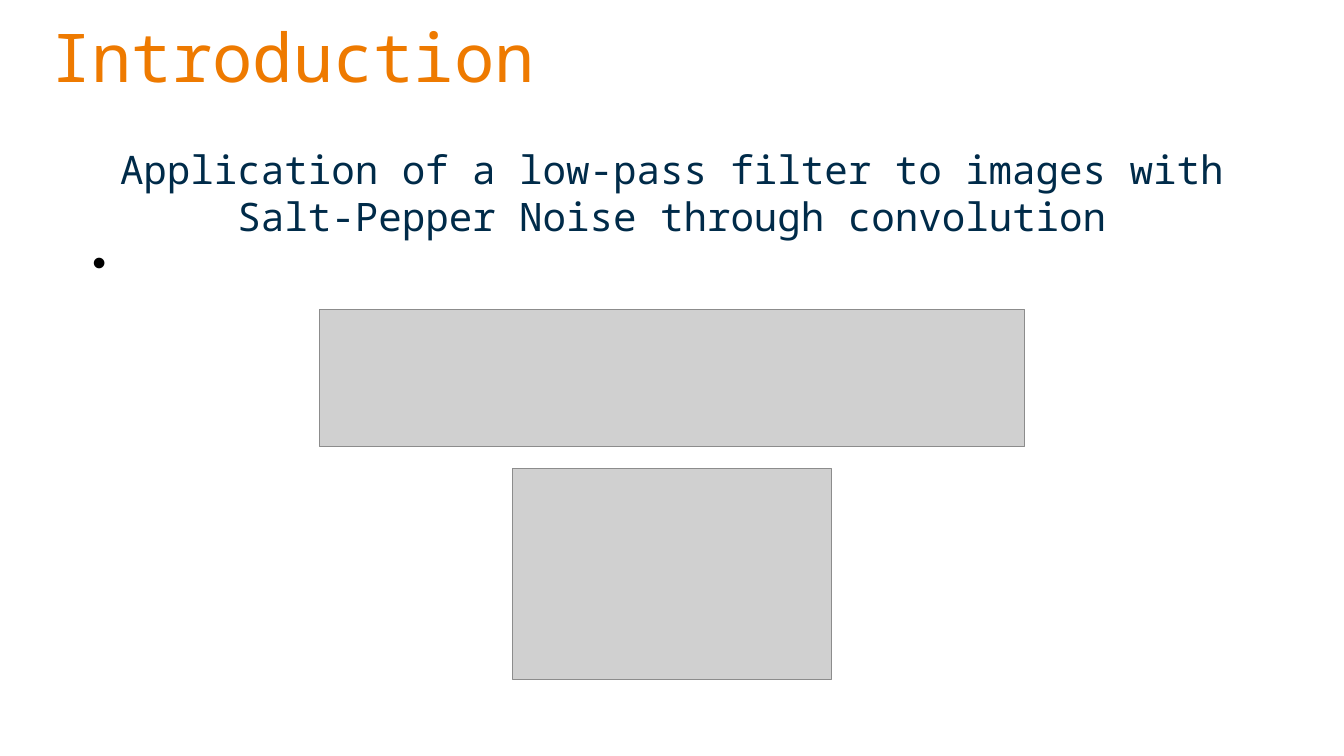
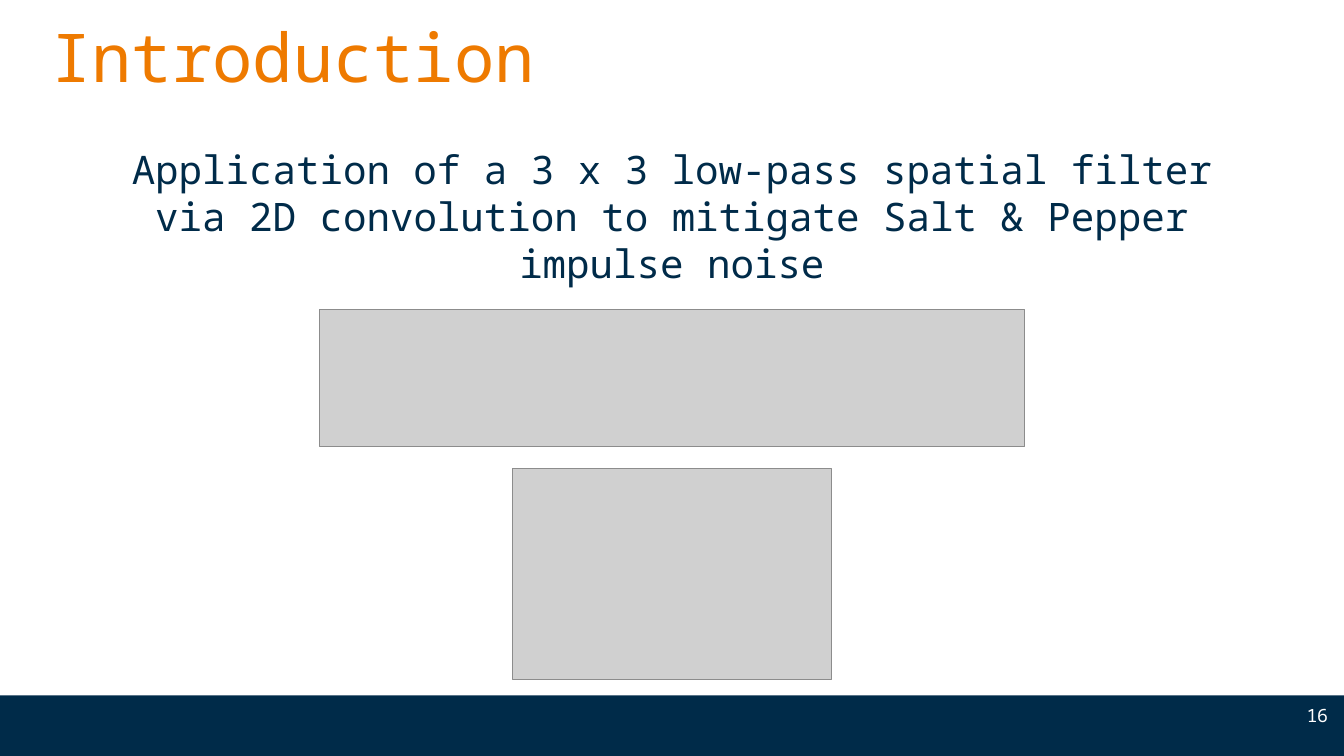
Before and after one commit to Fabiooni/HPC_Assignment_2025, a slide deck: slide 16 of HPCproject.odp. Drawn at 1344x756 pixels with LibreOffice and Linux fonts; fonts in the diff are those of the drawing; grey boxes stand for pictures; background and template pictures are left out. Boxes give left, top, right and bottom in pixels: in the first picture for what was removed or moved away, otherwise in the second. Text is boxed around its words. In the diff, an @@ line names an element or a change of style, - is before the commit and + after.

```diff
--- a/HPCproject.odp
+++ b/HPCproject.odp
@@ text at (132,154,1212,288): text changed @@
-Application of a low-pass filter to images with Salt-Pepper Noise through convolution
+Application of a 3 x 3 low-pass spatial filter via 2D convolution to mitigate Salt & Pepper impulse noise
@@ freeform shape added at (0,696,1344,756), fill #002B49 @@
@@ page number added at (1307,708,1328,723), 13 pt, text #FFFFFF @@
+16
```
Also in this commit, not shown: 29 other slides changed, 2 slides added, 2 slides removed.
